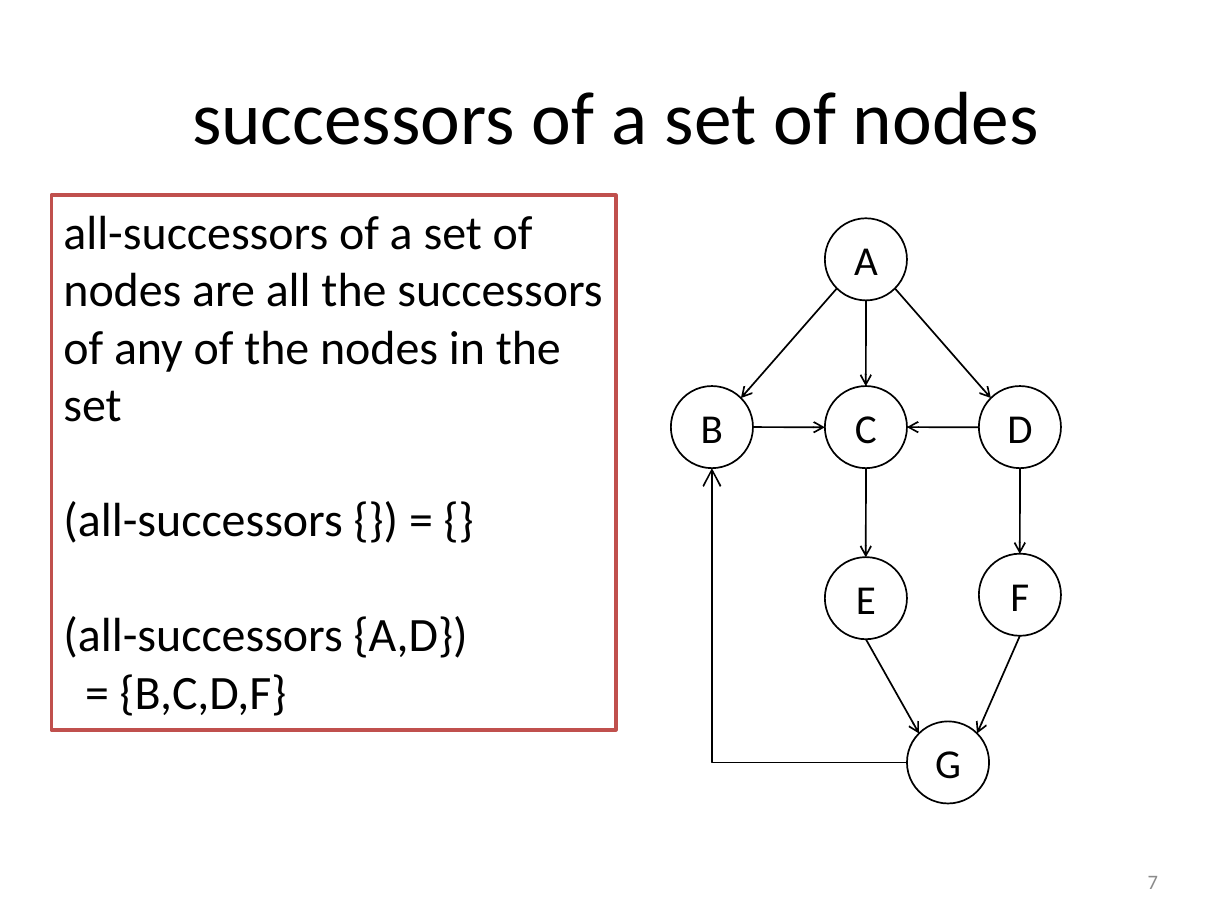
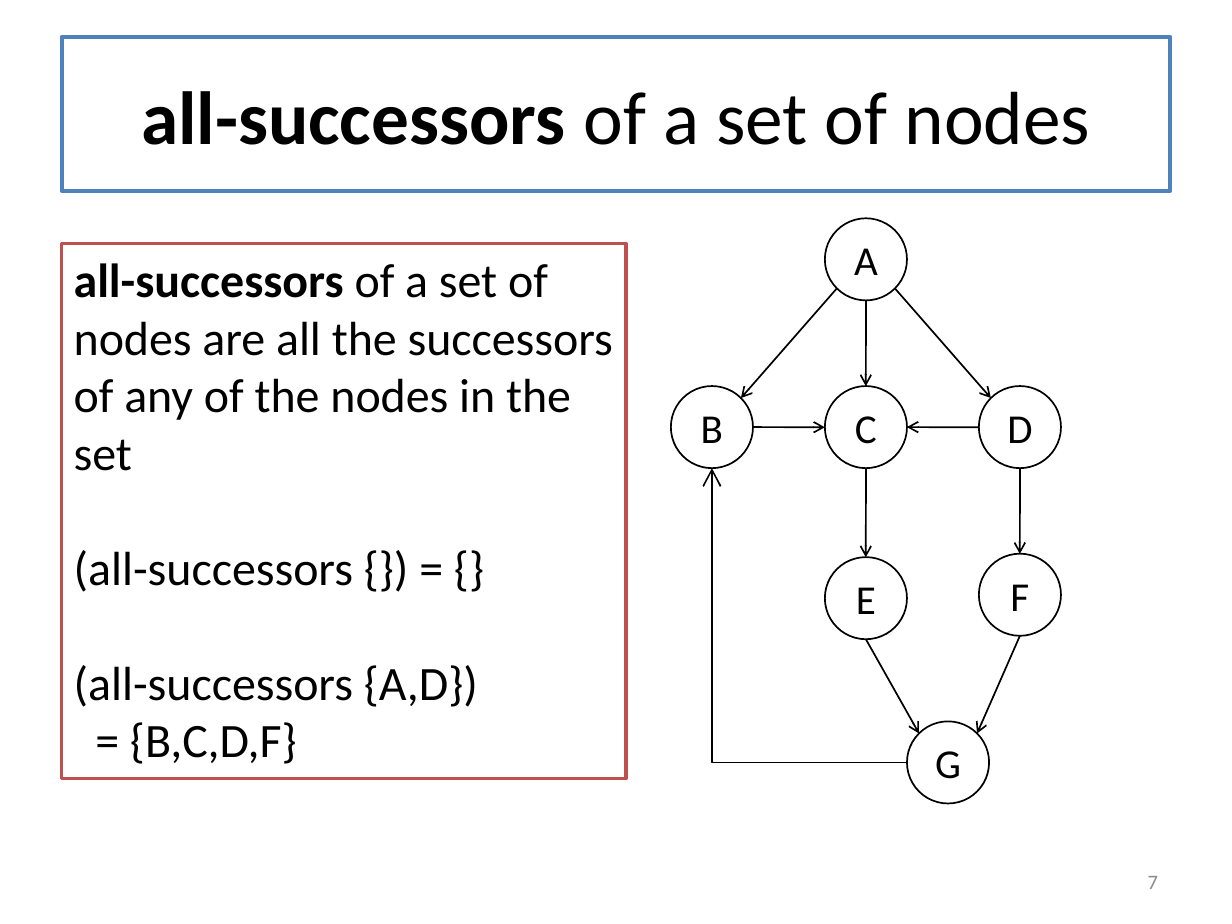
Before and after one commit to mwand/cs5010f16, a slide deck: slide 7 of Slides/Lesson 8.4 Searching in a Graph.pptx. Drawn at 1232x924 pixels with LibreOffice and Linux fonts; fonts in the diff are those of the drawing. Boxes give left, top, right and bottom in pixels: in the first picture for what was removed or moved away, otherwise in the second. Text is boxed around its words. In the diff, an @@ line names an element or a change of style, - is before the commit and + after.

```diff
--- a/Slides/Lesson 8.4 Searching in a Graph.pptx
+++ b/Slides/Lesson 8.4 Searching in a Graph.pptx
@@ title "all-successors of a set of ...": place and size @@
-title "all-successors of a set of ..." at [192, 91, 1039, 145]
+title "all-successors of a set of ..." at [62, 37, 1170, 191]
@@ title "all-successors of a set of ..." at [62, 37, 1170, 191]: fill none to #FFFFFF; outline none to #4F81BD 2.25 pt @@
@@ title at [141, 91, 1091, 145]: text changed; bold on @@
-successors of a set of nodes
+all-successors of a set of nodes
@@ rectangle "all-successors of a set of ...": place and size @@
-rectangle "all-successors of a set of ..." at [52, 195, 616, 729]
+rectangle "all-successors of a set of ..." at [62, 244, 626, 779]
@@ text in rectangle at [74, 263, 613, 471]: bold on in "all-successors" @@
```
Also in this commit, not shown: 34 other slides changed, 1 slide removed, 18 other files.
